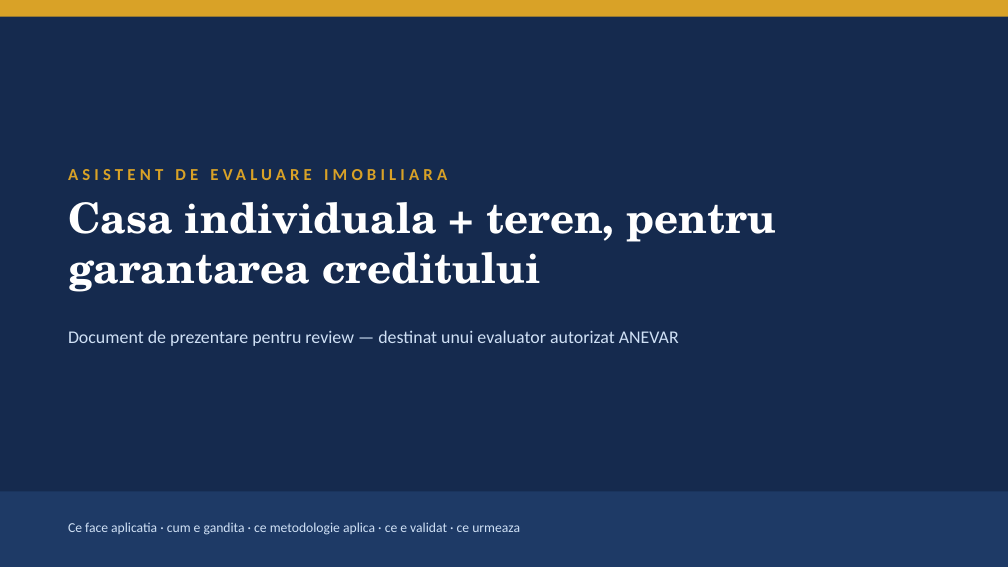
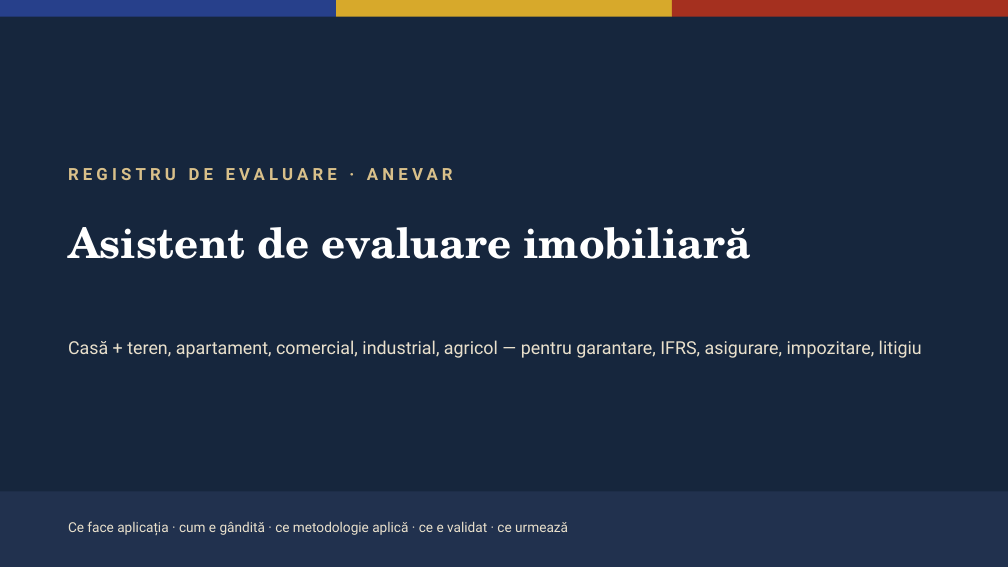
Before and after one commit to adrianserbanescu-byte/anevar, a slide deck: slide 1 of docs/prezentare-aplicatie.pptx. Drawn at 1008x567 pixels with LibreOffice and Linux fonts; fonts in the diff are those of the drawing. Boxes give left, top, right and bottom in pixels: in the first picture for what was removed or moved away, otherwise in the second. Text is boxed around its words. In the diff, an @@ line names an element or a change of style, - is before the commit and + after.

```diff
--- a/docs/prezentare-aplicatie.pptx
+++ b/docs/prezentare-aplicatie.pptx
@@ background #152A4E to #16263D @@
@@ rectangle resized from (x1=0, y1=0, x2=1008, y2=17) to (x1=0, y1=0, x2=336, y2=17) @@
@@ rectangle at (x1=0, y1=0, x2=336, y2=17): fill #D9A227 to #27408B @@
@@ rectangle added at (x1=336, y1=0, x2=671, y2=17), fill #D7A92B @@
@@ rectangle added at (x1=672, y1=0, x2=1008, y2=17), fill #A5301F @@
@@ text at (x1=68, y1=168, x2=453, y2=180): text changed; size 17 to 16 pt; font Calibri to Roboto; text colour #CFE0F5 to #D9C08A; bold on @@
-Document de prezentare pentru review — destinat unui evaluator autorizat ANEVAR
+REGISTRU DE EVALUARE · ANEVAR
@@ text removed at (x1=68, y1=202, x2=777, y2=292) @@
-Casa individuala + teren, pentru garantarea creditului
@@ text at (x1=68, y1=227, x2=751, y2=259): text changed; size 16 to 40 pt; font Calibri to TeX Gyre Schola; text colour #D9A227 to #FFFFFF @@
-ASISTENT DE EVALUARE IMOBILIARA
+Asistent de evaluare imobiliară
@@ text added at (x1=68, y1=340, x2=922, y2=358), 17 pt, text #E9E0CC @@
+Casă + teren, apartament, comercial, industrial, agricol — pentru garantare, IFRS, asigurare, impozitare, litigiu
@@ rectangle at (x1=0, y1=492, x2=1008, y2=567): fill #1E3A66 to #21314E @@
@@ text at (x1=68, y1=521, x2=568, y2=535): text changed; font Calibri to Roboto; text colour #CFE0F5 to #E9E0CC @@
-Ce face aplicatia · cum e gandita · ce metodologie aplica · ce e validat · ce urmeaza
+Ce face aplicația · cum e gândită · ce metodologie aplică · ce e validat · ce urmează
```
Also in this commit, not shown: 11 other slides changed, 1 other file.
